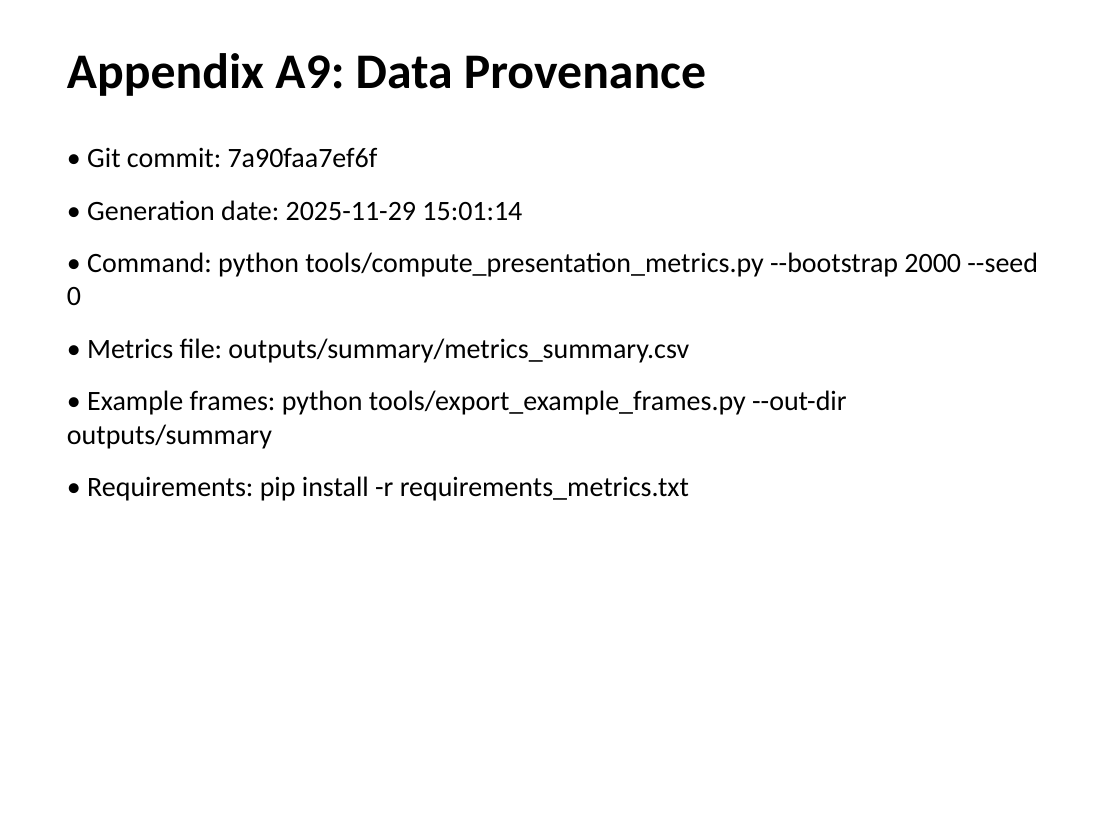
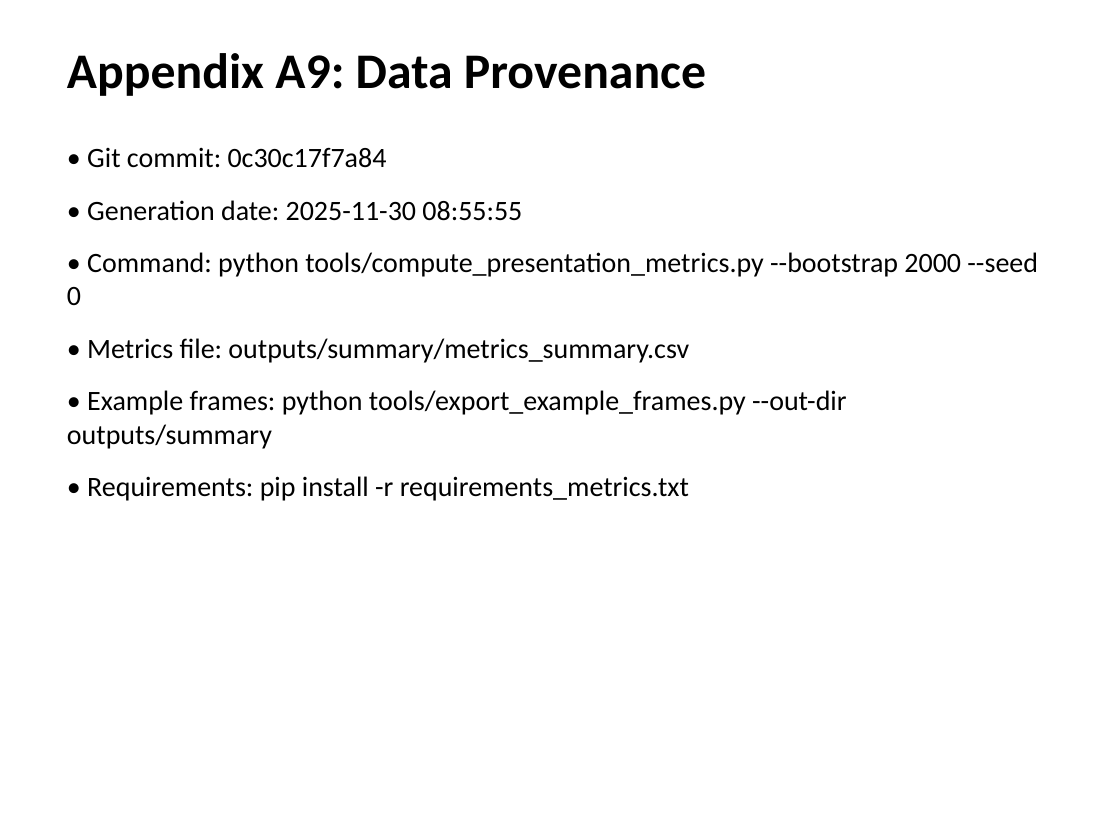
Before and after one commit to siya7205/ensemble-anomaly-maps, a slide deck: slide 33 of Ensemble_Anomaly_Maps_Presentation.pptx. Drawn at 1120x840 pixels with LibreOffice and Linux fonts; fonts in the diff are those of the drawing. Boxes give left, top, right and bottom in pixels: in the first picture for what was removed or moved away, otherwise in the second. Text is boxed around its words. In the diff, an @@ line names an element or a change of style, - is before the commit and + after.

```diff
--- a/Ensemble_Anomaly_Maps_Presentation.pptx
+++ b/Ensemble_Anomaly_Maps_Presentation.pptx
@@ text at [87, 147, 522, 221]: text changed @@
-• Git commit: 7a90faa7ef6f
-• Generation date: 2025-11-29 15:01:14
+• Git commit: 0c30c17f7a84
+• Generation date: 2025-11-30 08:55:55
```
Also in this commit, not shown: 2 other slides changed, 2 other files.
